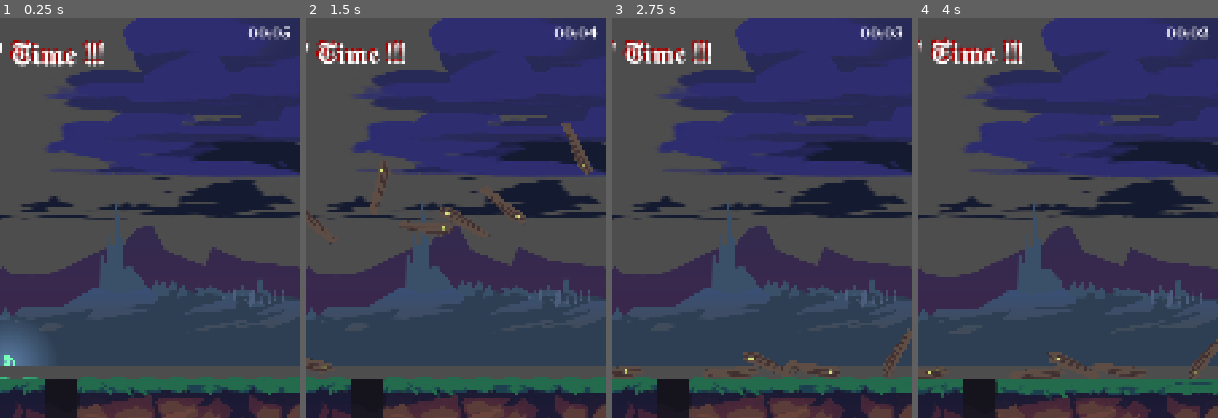
Above: before the commit, frames 1-4 (left to right).
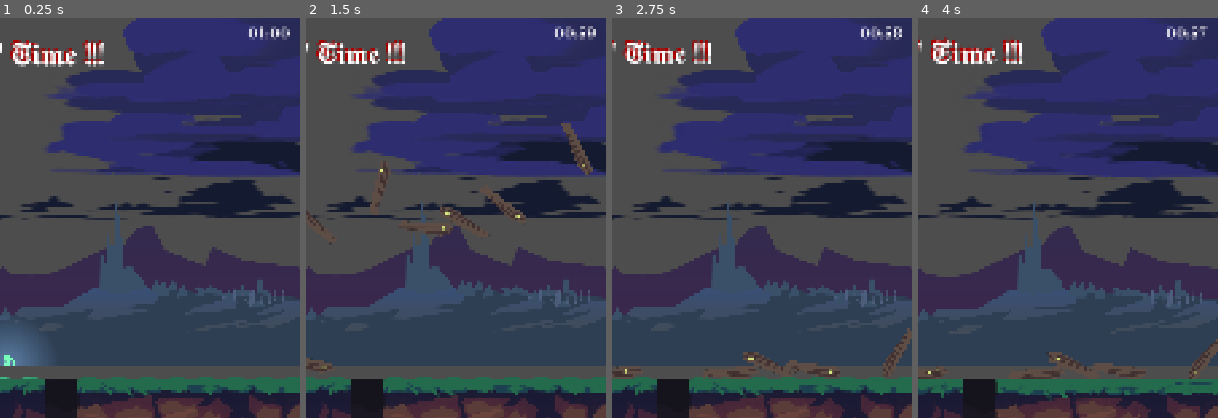
Above: after the commit, the same moments.

Repository: alelouis/ludumdare-57-les5ddp
Game: Godot game, scene res://scenes/test/tilemap_test_scene/tilemap_test.tscn
Two runs of this game, one before a commit and one after it. Both use one fixed random seed, a clock stepped at 60 frames per second and the inputs below. The engine's default icon, where the game draws it, is replaced by a stand-in: a white triangle on a blue panel in a dark square.
Inputs (mouse positions are % of the whole screen's width and height, from its top left):
- Up to frame 1 (0.25 s): no input
- Up to frame 2 (1.5 s): click "End the night" at 0.5 s; tap Enter at 1.25 s; drag from (49, 39) to (23, 49) at 1.27 s
- Up to frame 3 (2.75 s): drag from (57, 60) to (23, 49) at 2.02 s
- Up to frame 4 (4 s): move the mouse to (82, 51) at 2.77 s; hold D 2.78-3.5 s; tap R at 2.85 s; click (82, 51) at 2.92 s; drag from (97, 49) to (20, 35) at 3.52 s
The pictures show only the part of the screen within x 49-99%, y 7-57%; the shares and areas given below are measured in that part.

The runs differ from the first frame. In frame 1, 0.3% of the frame differs, in the area x 85-97%, y 2-6%; in frame 2, 0.2%; in frame 3, 0.1%; in frame 4, 0.2%.

Commit message:
revert drill phase timer to 60

Diff:
--- a/scenes/timerLabel.gd
+++ b/scenes/timerLabel.gd
@@ -1,6 +1,6 @@
 extends Label
 
-@export var start_time: float = 6.0  # start from 60 seconds
+@export var start_time: float = 61.0  # start from 60 seconds
 @export var count_down: bool = true   # set to false to count up
 @onready var end_button := $"../Button"  # adjust path if needed
 @onready var text_label = $"../RichTextLabel"
